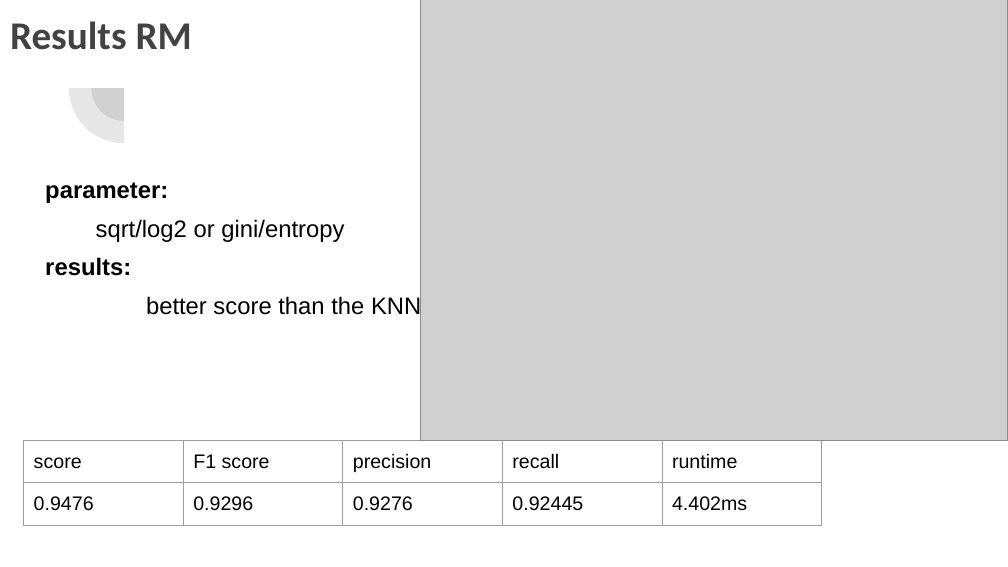
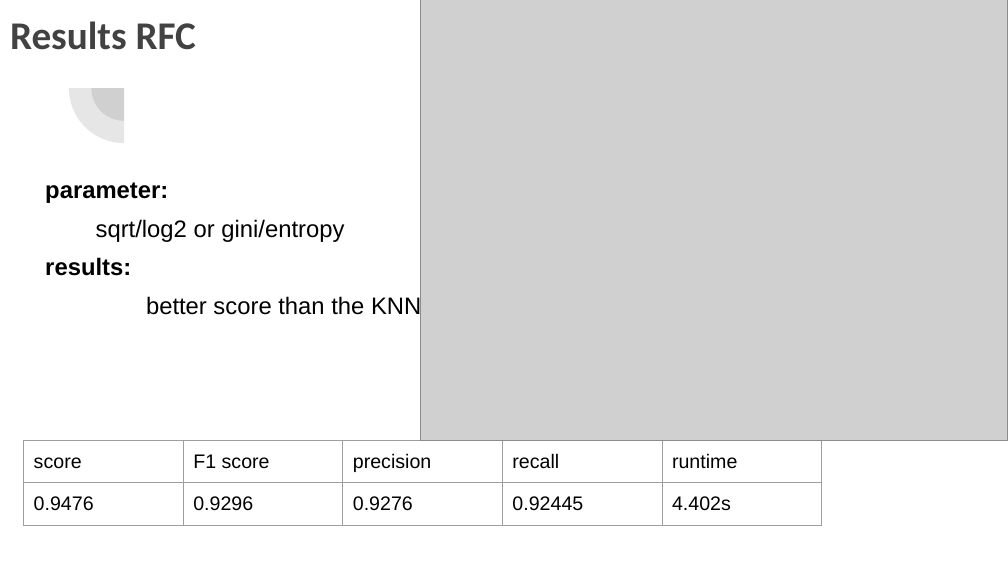
Before and after one commit to hitimr/ML_2020, a slide deck: slide 18 of Ex1/ML_Group8_Presentation.pptx. Drawn at 1008x567 pixels with LibreOffice and Linux fonts; fonts in the diff are those of the drawing; grey boxes stand for pictures. Boxes give left, top, right and bottom in pixels: in the first picture for what was removed or moved away, otherwise in the second. Text is boxed around its words. In the diff, an @@ line names an element or a change of style, - is before the commit and + after.

```diff
--- a/Ex1/ML_Group8_Presentation.pptx
+++ b/Ex1/ML_Group8_Presentation.pptx
@@ title at (10,21,196,50): text changed @@
-Results RM
+Results RFC
@@ table at (23,440,820,567) @@
-row 2, column 5: 4.402ms
+row 2, column 5: 4.402s
```
Also in this commit, not shown: 4 other slides changed, 58 other files.
